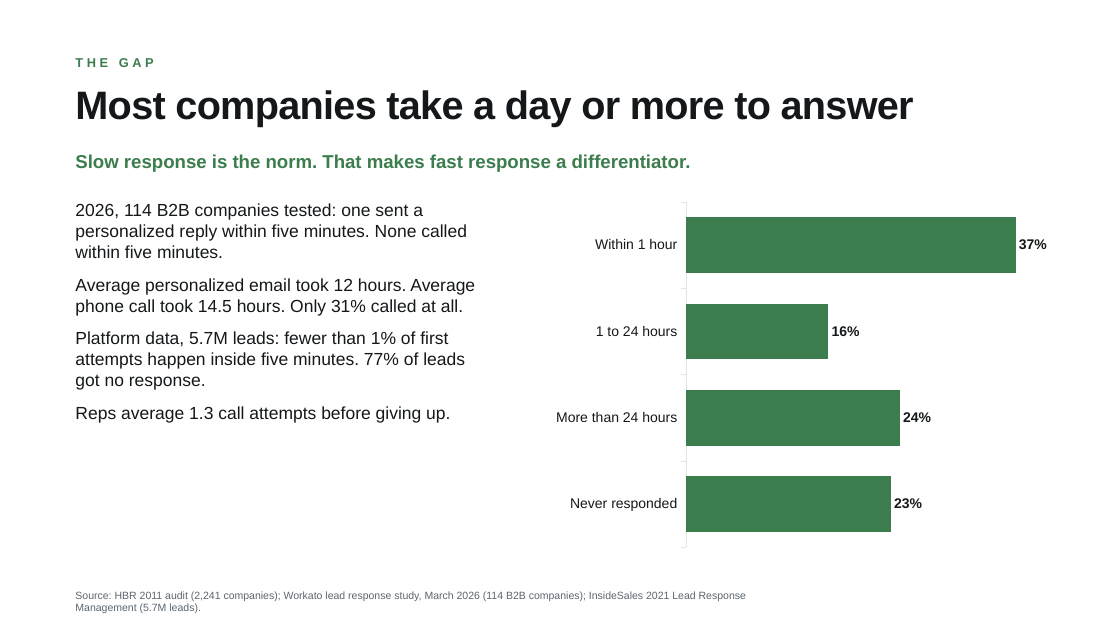
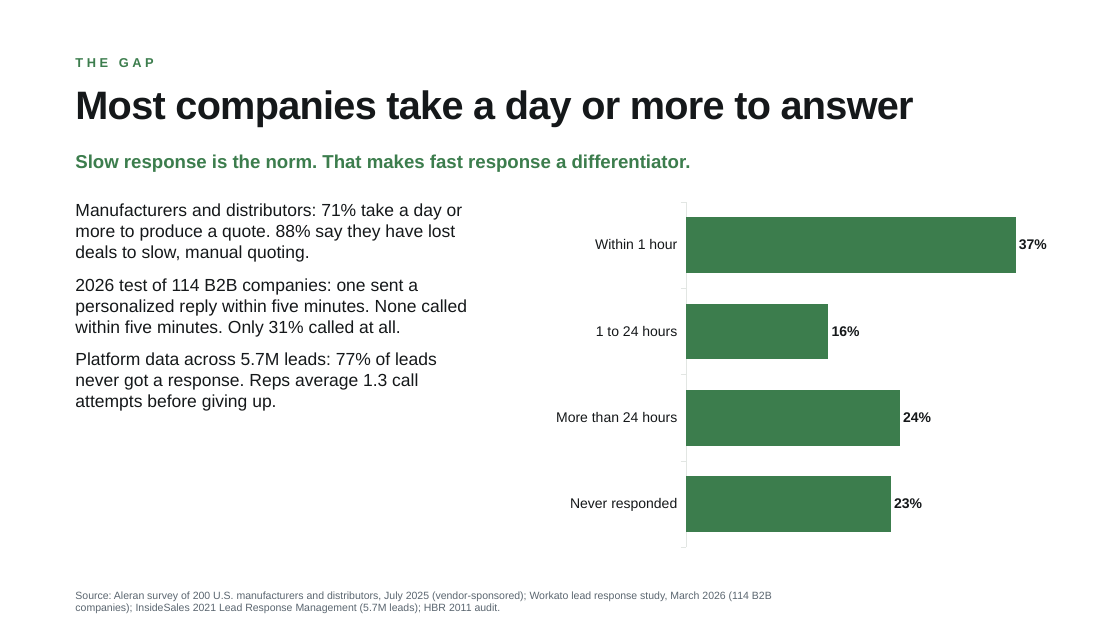
Before and after one commit to guralsnj/git_test, a slide deck: slide 12 of sales-meeting/Speed_and_Service_Win_the_Order.pptx. Drawn at 1120x630 pixels with LibreOffice and Linux fonts; fonts in the diff are those of the drawing; background and template pictures are left out. Boxes give left, top, right and bottom in pixels: in the first picture for what was removed or moved away, otherwise in the second. Text is boxed around its words. In the diff, an @@ line names an element or a change of style, - is before the commit and + after.

```diff
--- a/sales-meeting/Speed_and_Service_Win_the_Order.pptx
+++ b/sales-meeting/Speed_and_Service_Win_the_Order.pptx
@@ text at box(75, 203, 467, 411): text changed @@
-2026, 114 B2B companies tested: one sent a personalized reply within five minutes. None called within five minutes.
-Average personalized email took 12 hours. Average phone call took 14.5 hours. Only 31% called at all.
-Platform data, 5.7M leads: fewer than 1% of first attempts happen inside five minutes. 77% of leads got no response.
-Reps average 1.3 call attempts before giving up.
+Manufacturers and distributors: 71% take a day or more to produce a quote. 88% say they have lost deals to slow, manual quoting.
+2026 test of 114 B2B companies: one sent a personalized reply within five minutes. None called within five minutes. Only 31% called at all.
+Platform data across 5.7M leads: 77% of leads never got a response. Reps average 1.3 call attempts before giving up.
@@ text at box(75, 591, 772, 613): text changed @@
-Source: HBR 2011 audit (2,241 companies); Workato lead response study, March 2026 (114 B2B companies); InsideSales 2021 Lead Response Management (5.7M leads).
+Source: Aleran survey of 200 U.S. manufacturers and distributors, July 2025 (vendor-sponsored); Workato lead response study, March 2026 (114 B2B companies); InsideSales 2021 Lead Response Management (5.7M leads); HBR 2011 audit.
```
Also in this commit, not shown: 8 other slides changed, 1 slide added, 6 other files.
